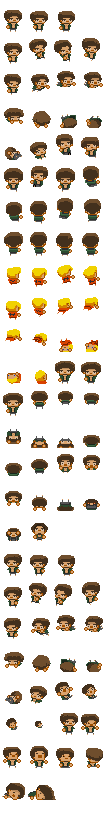
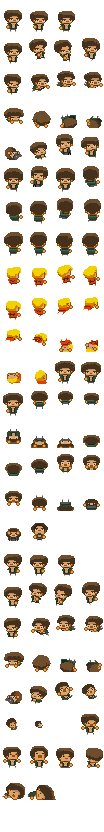
Revision of a layered 104px x 832px image; what changed, layer by layer:
removed layer "Layer 1 copy" (1st of 3, in "92") from group "92" over (60, 713, 78, 735)
